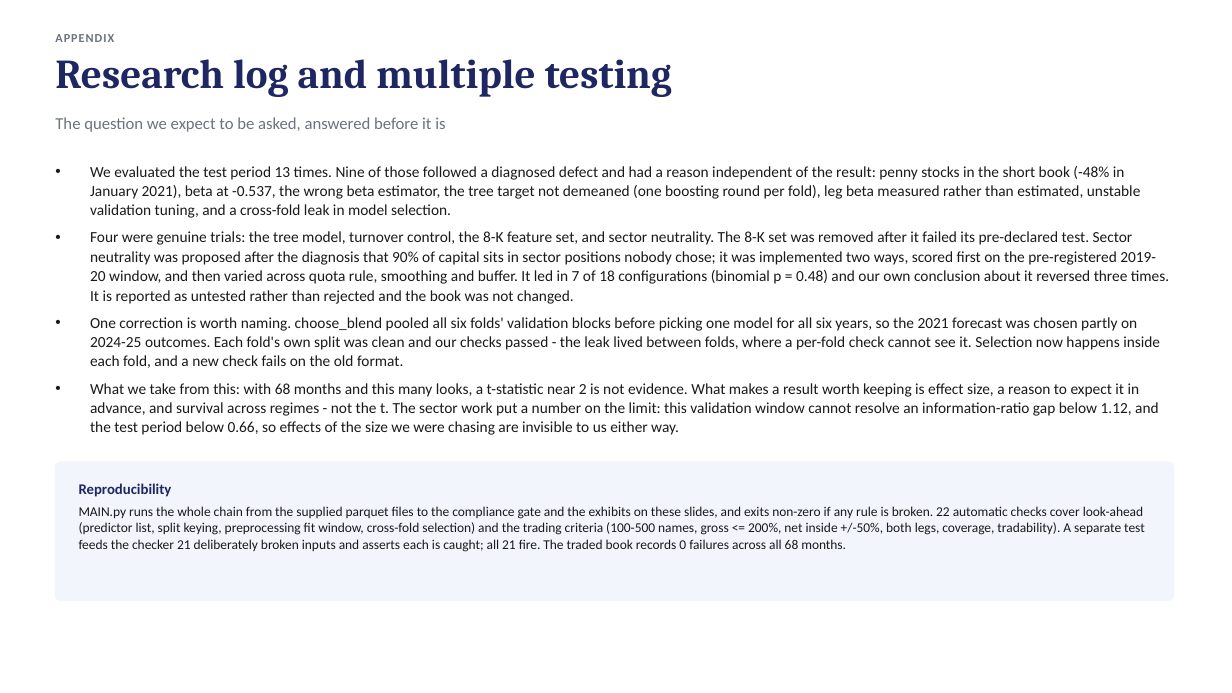
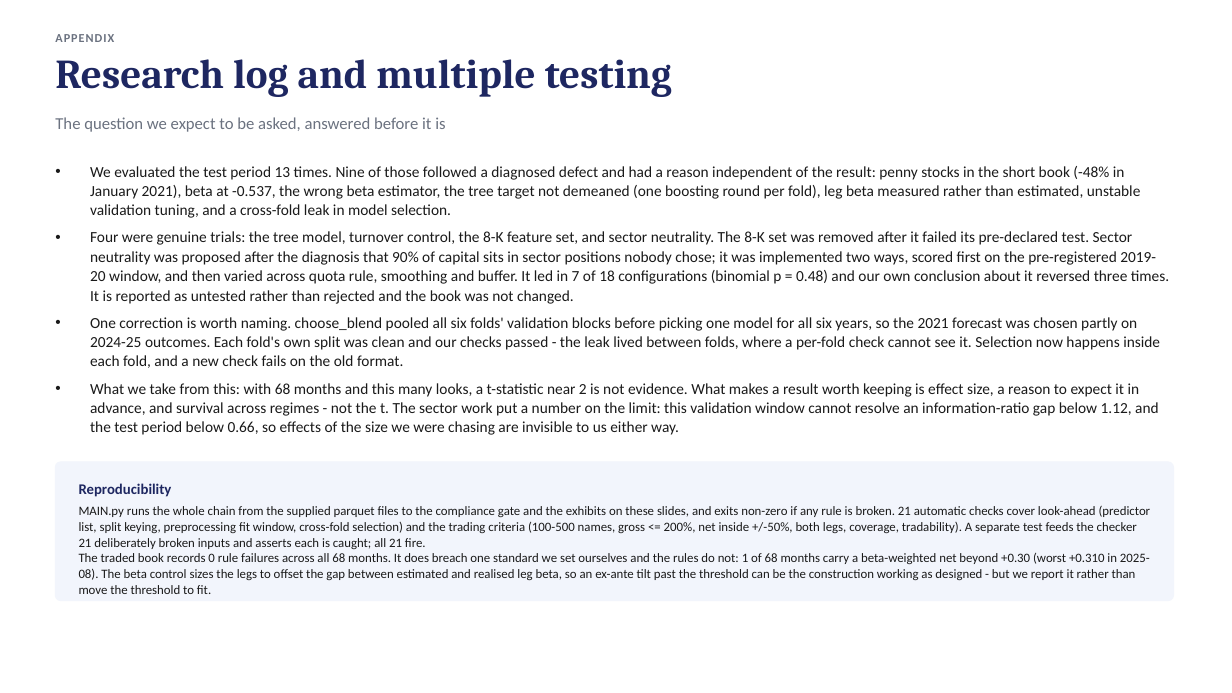
Before and after one commit to TonyTran03/hackathonfiam_zzz, a slide deck: slide 12 of 05_submission/FIAM_deck.pptx. Drawn at 1232x693 pixels with LibreOffice and Linux fonts; fonts in the diff are those of the drawing. Boxes give left, top, right and bottom in pixels: in the first picture for what was removed or moved away, otherwise in the second. Text is boxed around its words. In the diff, an @@ line names an element or a change of style, - is before the commit and + after.

```diff
--- a/05_submission/FIAM_deck.pptx
+++ b/05_submission/FIAM_deck.pptx
@@ text at [79, 506, 1151, 594]: text changed; size 10.5 to 10 pt @@
-MAIN.py runs the whole chain from the supplied parquet files to the compliance gate and the exhibits on these slides, and exits non-zero if any rule is broken. 22 automatic checks cover look-ahead (predictor list, split keying, preprocessing fit window, cross-fold selection) and the trading criteria (100-500 names, gross <= 200%, net inside +/-50%, both legs, coverage, tradability). A separate test feeds the checker 21 deliberately broken inputs and asserts each is caught; all 21 fire. The traded book records 0 failures across all 68 months.
+MAIN.py runs the whole chain from the supplied parquet files to the compliance gate and the exhibits on these slides, and exits non-zero if any rule is broken. 21 automatic checks cover look-ahead (predictor list, split keying, preprocessing fit window, cross-fold selection) and the trading criteria (100-500 names, gross <= 200%, net inside +/-50%, both legs, coverage, tradability). A separate test feeds the checker 21 deliberately broken inputs and asserts each is caught; all 21 fire.
+The traded book records 0 rule failures across all 68 months. It does breach one standard we set ourselves and the rules do not: 1 of 68 months carry a beta-weighted net beyond +0.30 (worst +0.310 in 2025-08). The beta control sizes the legs to offset the gap between estimated and realised leg beta, so an ex-ante tilt past the threshold can be the construction working as designed - but we report it rather than move the threshold to fit.
```
Also in this commit, not shown: 6 other files.
